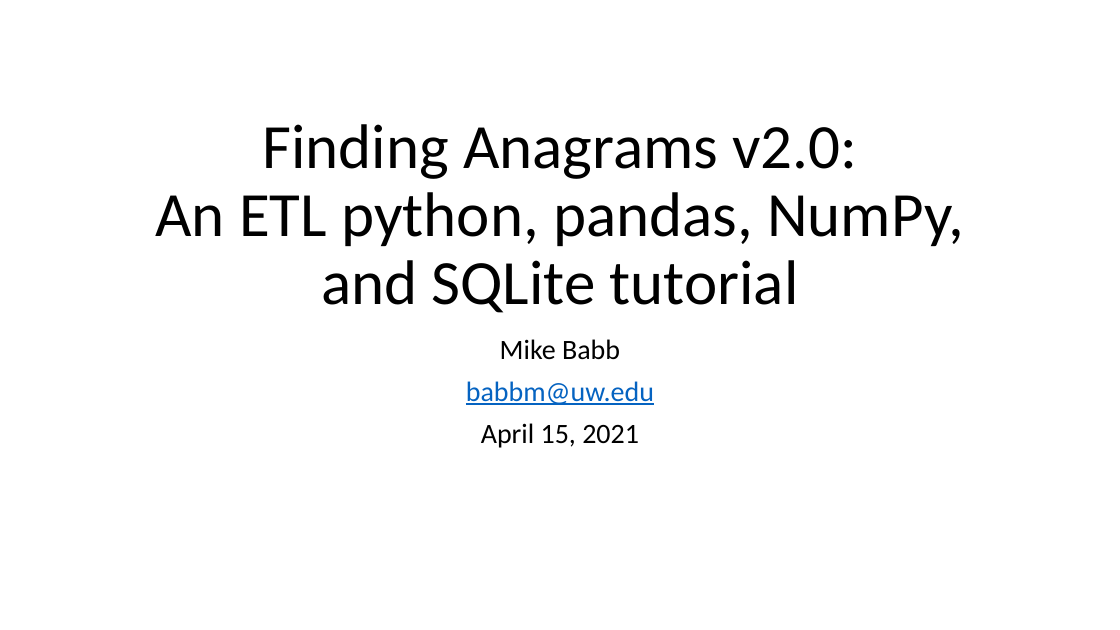
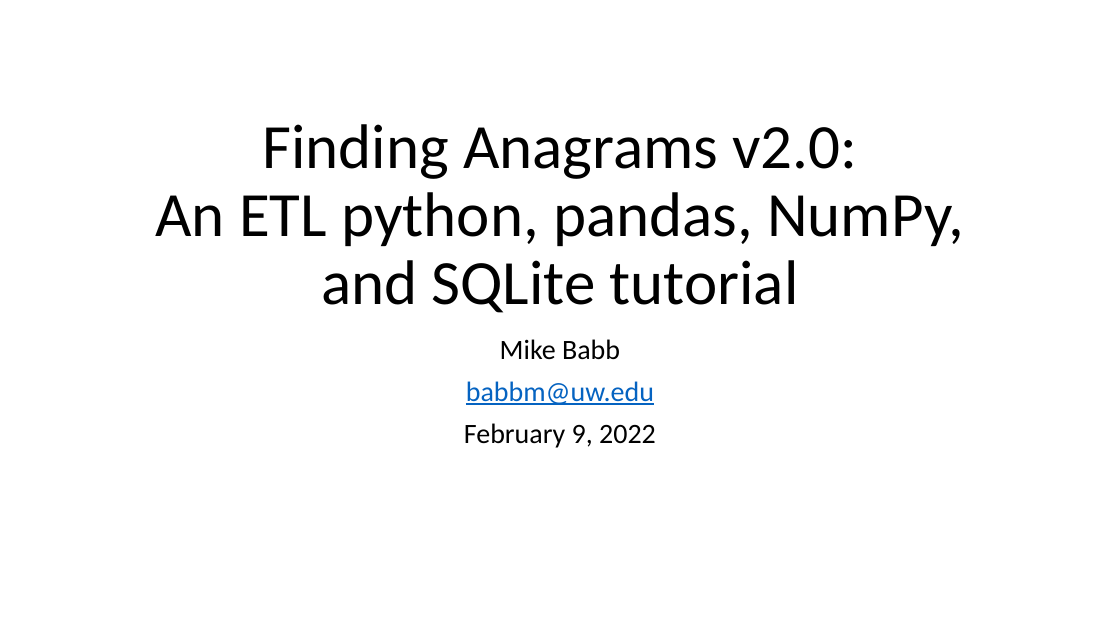
Before and after one commit to mike-babb/finding_anagrams, a slide deck: slide 1 of Finding Anagrams v2.0.pptx. Drawn at 1120x630 pixels with LibreOffice and Linux fonts; fonts in the diff are those of the drawing. Boxes give left, top, right and bottom in pixels: in the first picture for what was removed or moved away, otherwise in the second. Text is boxed around its words. In the diff, an @@ line names an element or a change of style, - is before the commit and + after.

Commit message:
minor fixes

```diff
--- a/Finding Anagrams v2.0.pptx
+++ b/Finding Anagrams v2.0.pptx
@@ subtitle at (464, 423, 656, 448): text changed @@
-April 15, 2021
+February 9, 2022
```
Also in this commit, not shown: 2 slides removed.
